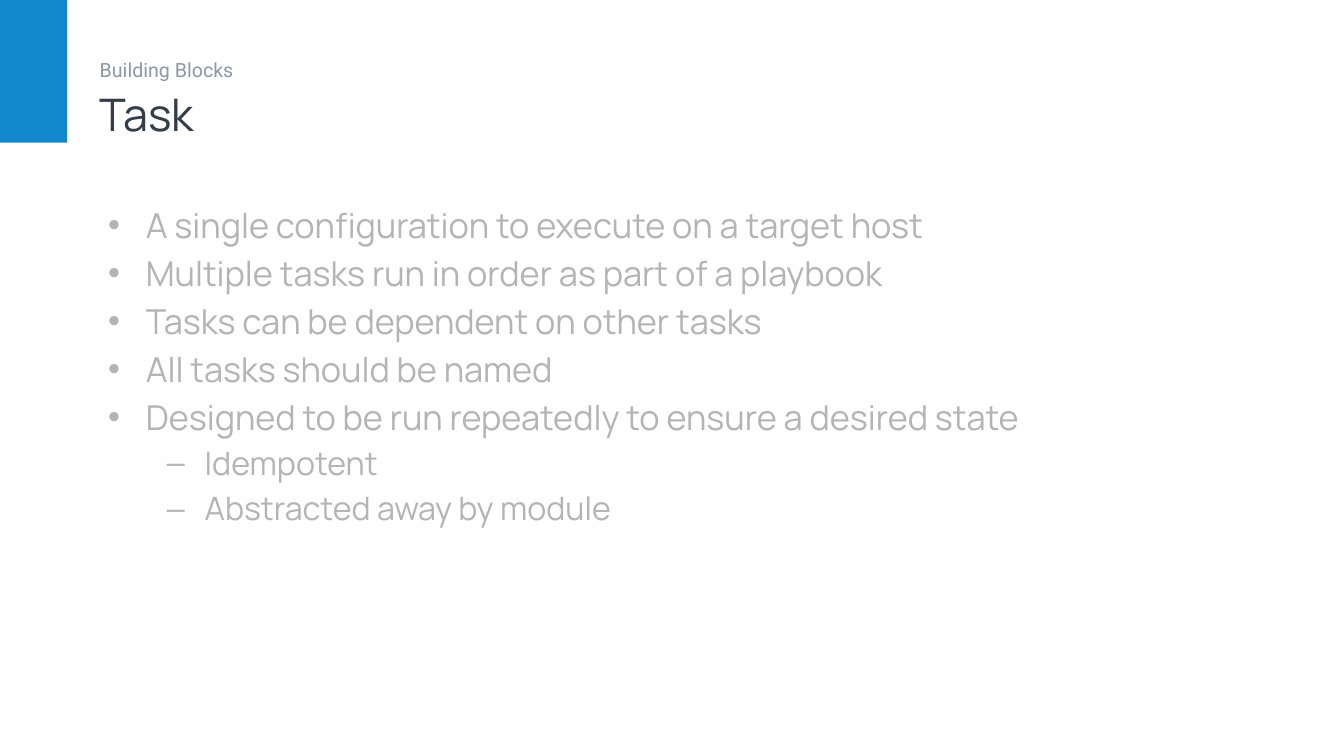
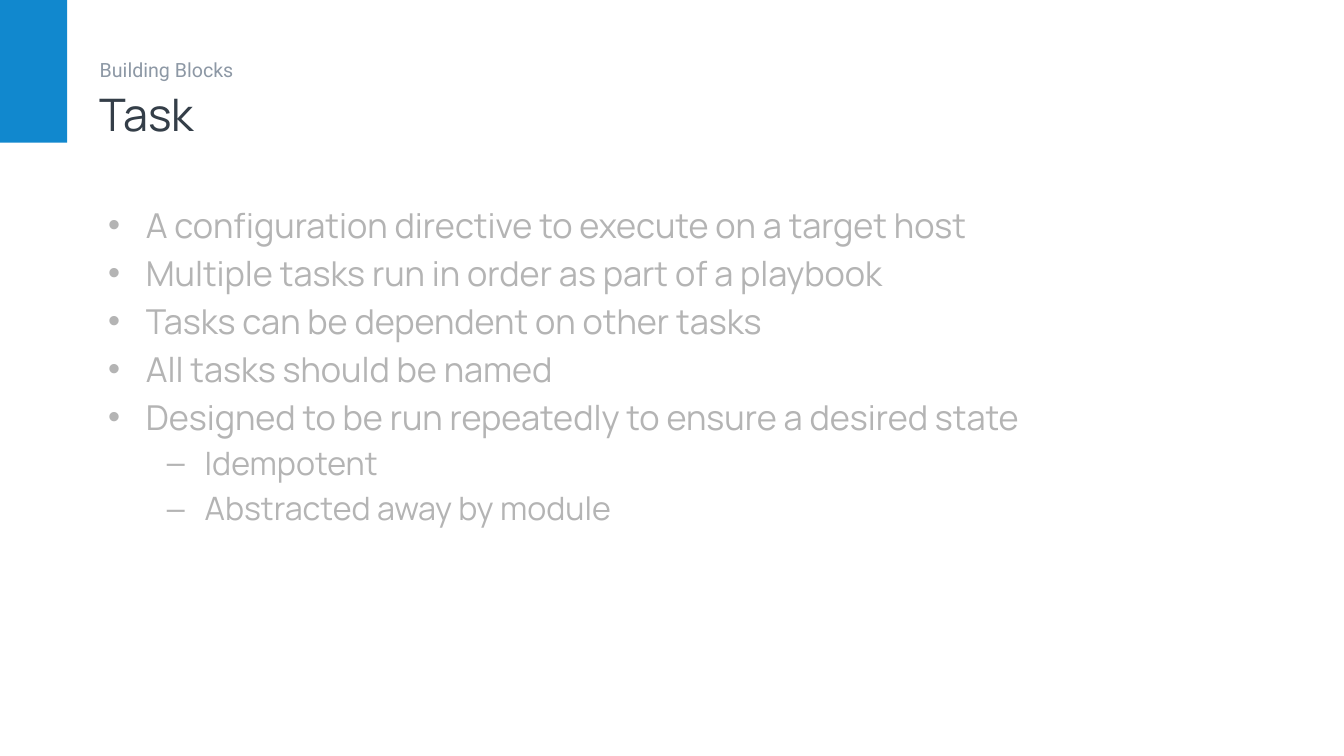
Before and after one commit to daveyb/ansible-fundamentals, a slide deck: slide 21 of slides/Ansible Fundamentals.pptx. Drawn at 1344x756 pixels with LibreOffice and Linux fonts; fonts in the diff are those of the drawing. Boxes give left, top, right and bottom in pixels: in the first picture for what was removed or moved away, otherwise in the second. Text is boxed around its words. In the diff, an @@ line names an element or a change of style, - is before the commit and + after.

Commit message:
update slides

```diff
--- a/slides/Ansible Fundamentals.pptx
+++ b/slides/Ansible Fundamentals.pptx
@@ text at bbox=[146, 213, 966, 247]: text changed @@
-• A single configuration to execute on a target host
+• A configuration directive to execute on a target host
```
Also in this commit, not shown: 2 other slides changed.
